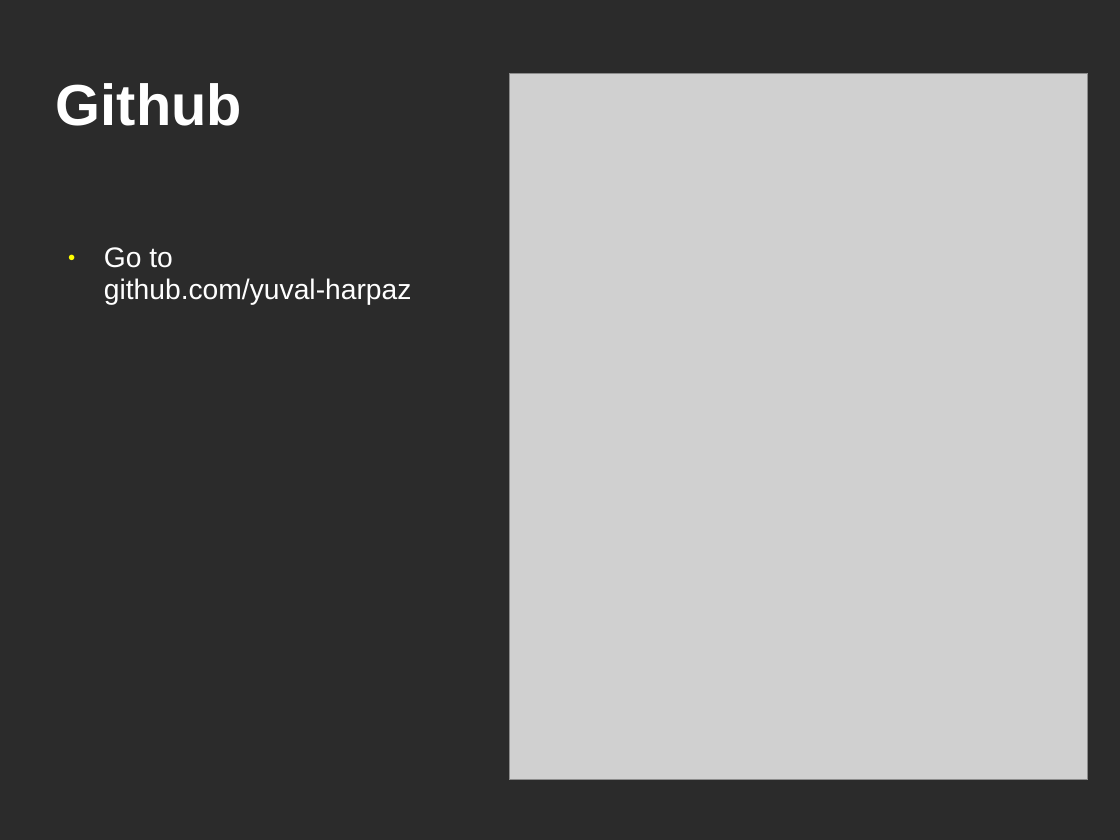
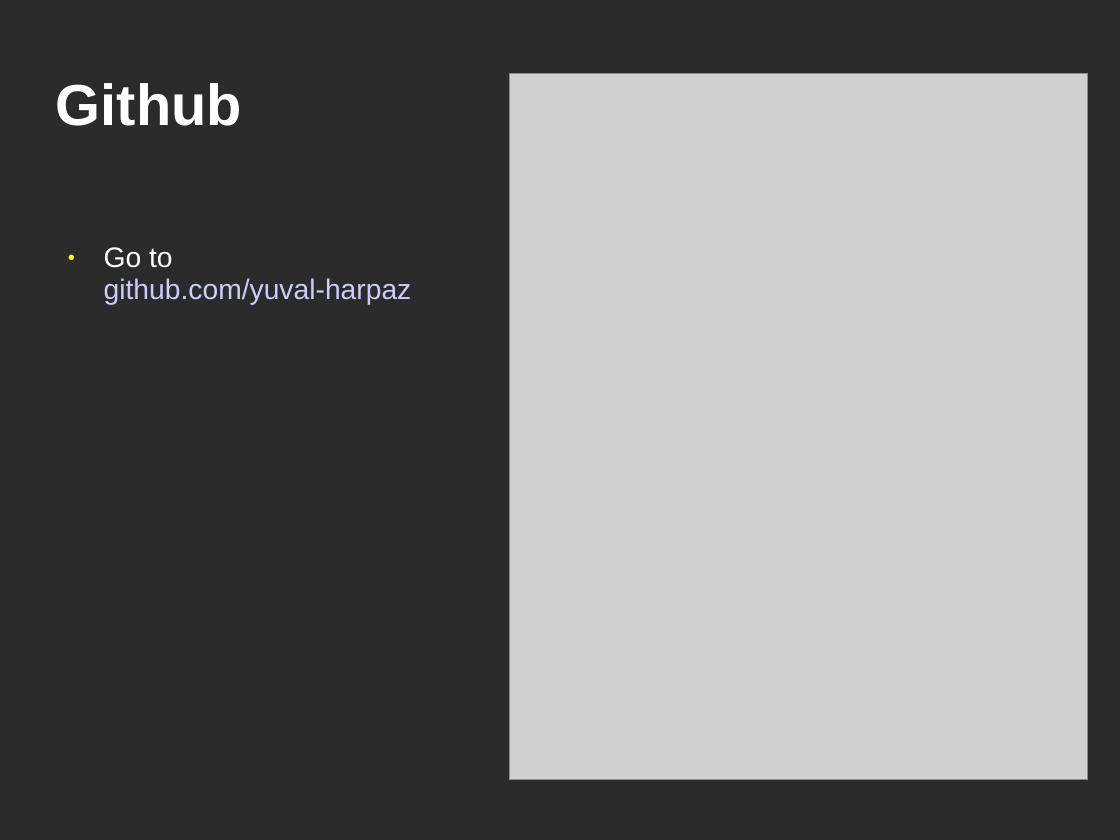
Before and after one commit to yuval-harpaz/work-drafts, a slide deck: slide 4 of docs/Tutorial4Begginers.ppt. Drawn at 1120x840 pixels with LibreOffice and Linux fonts; fonts in the diff are those of the drawing; grey boxes stand for pictures; background and template pictures are left out; a plain dark background stands for a picture behind light text. Boxes give left, top, right and bottom in pixels: in the first picture for what was removed or moved away, otherwise in the second. Text is boxed around its words. In the diff, an @@ line names an element or a change of style, - is before the commit and + after.

```diff
--- a/docs/Tutorial4Begginers.ppt
+++ b/docs/Tutorial4Begginers.ppt
@@ text "Go to github.com/yuval-harpaz" at (104, 247, 412, 305): text colour #FFFFFF to #CCCCFF in "github.com/yuval-harpaz" @@
```
Also in this commit, not shown: 5 other slides changed, 8 slides added, 2 slides removed.
